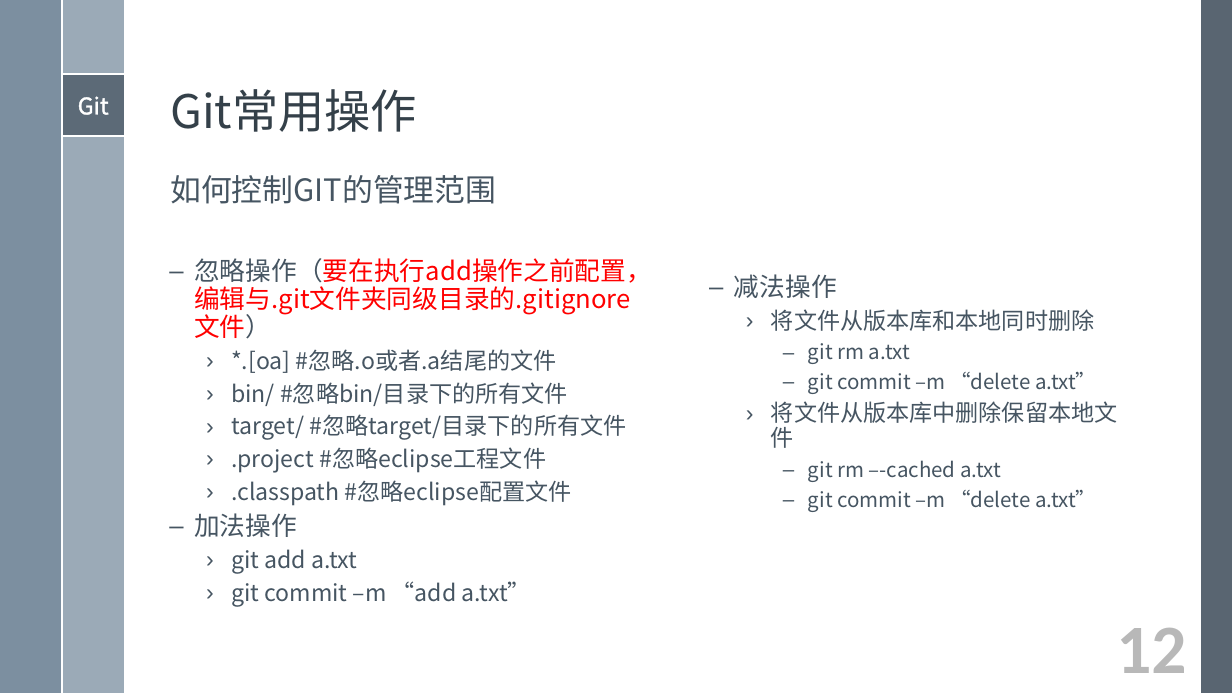
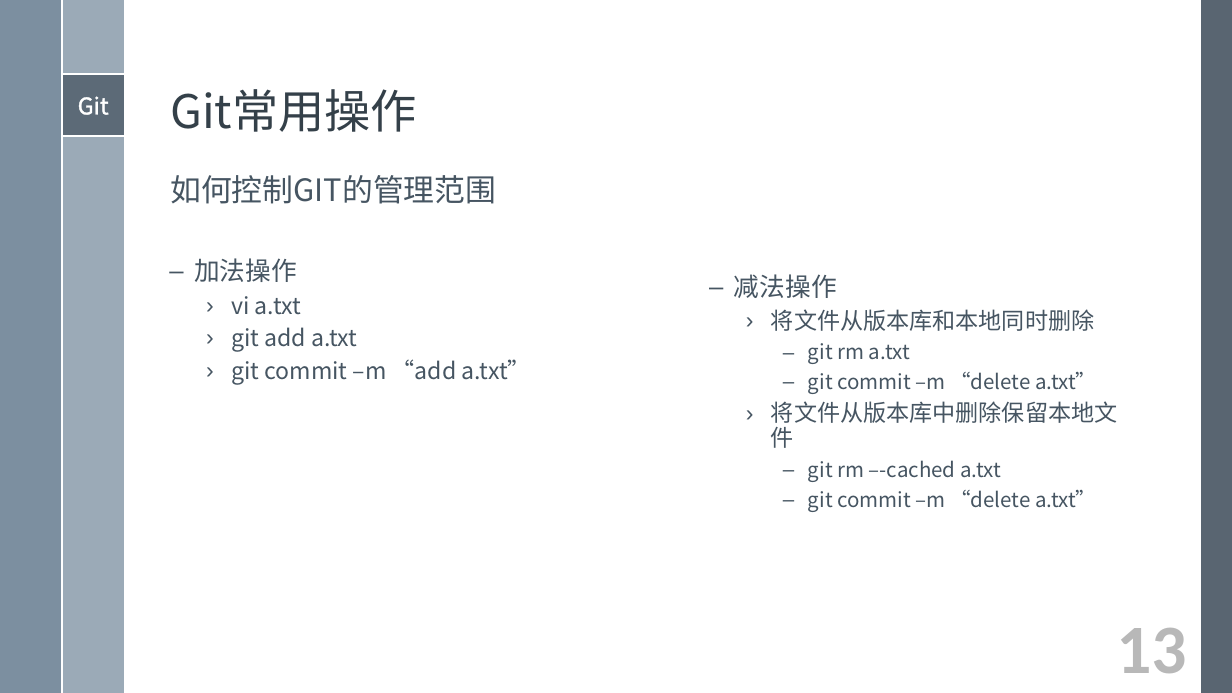
Before and after one commit to xami/joke, a slide deck: slide 13 of docs/Git入门学习/Git入门学习.pptx (slide 12 before the commit). Drawn at 1232x693 pixels with LibreOffice and Linux fonts; fonts in the diff are those of the drawing. Boxes give left, top, right and bottom in pixels: in the first picture for what was removed or moved away, otherwise in the second. Text is boxed around its words. In the diff, an @@ line names an element or a change of style, - is before the commit and + after.

```diff
--- a/docs/Git入门学习/Git入门学习.pptx
+++ b/docs/Git入门学习/Git入门学习.pptx
@@ text at [194, 258, 652, 505]: paragraphs removed @@
-  – 忽略操作（要在执行add操作之前配置，编辑与.git文件夹同级目录的.gitignore文件）
-    › *.[oa] #忽略.o或者.a结尾的文件
-    › bin/ #忽略bin/目录下的所有文件
-    › target/ #忽略target/目录下的所有文件
-    › .project #忽略eclipse工程文件
-    › .classpath #忽略eclipse配置文件
@@ text at [231, 296, 301, 315]: paragraph added @@
+    › vi a.txt
@@ text at [1116, 628, 1186, 673]: text changed @@
-12
+13
```
Also in this commit, not shown: 6 other slides changed.
